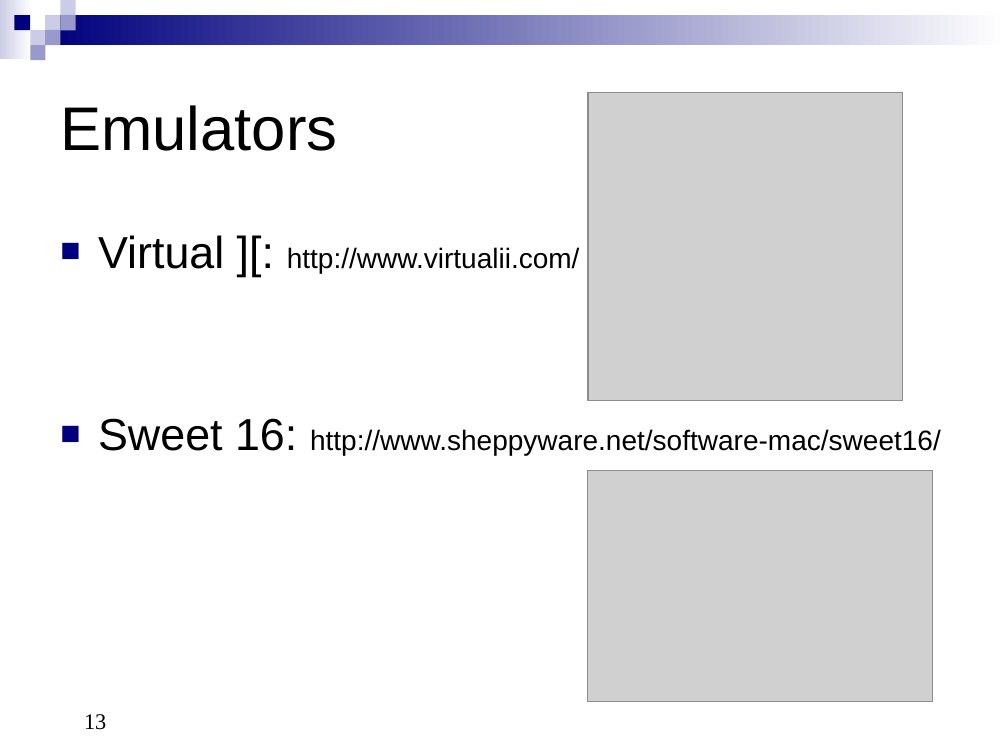
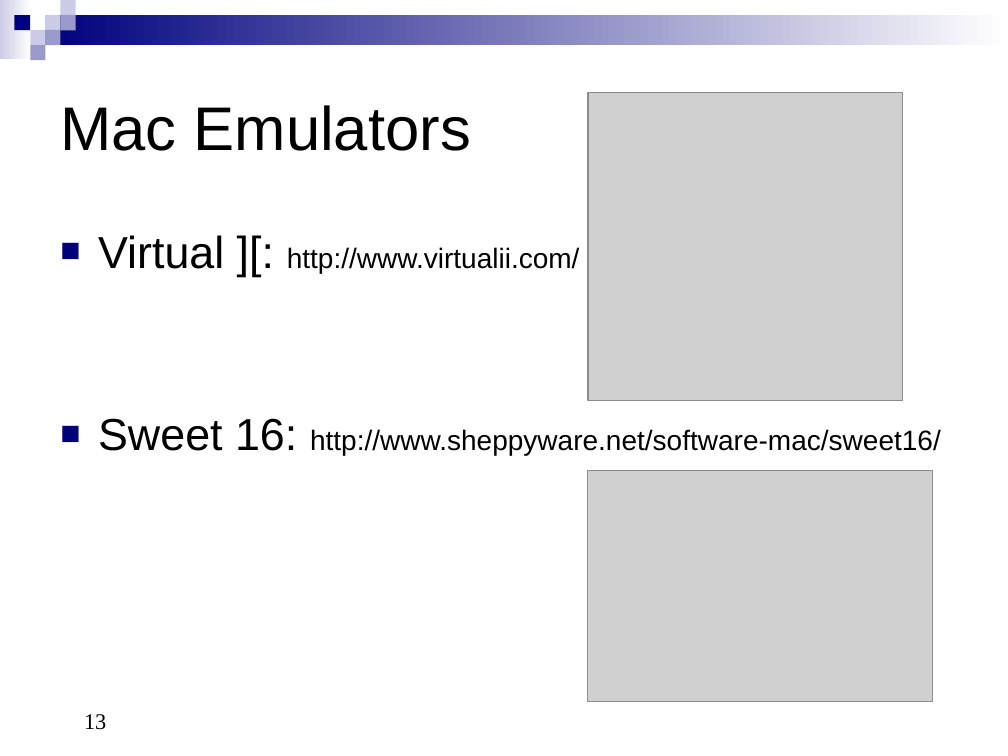
Before and after one commit to ADTPro/adtpro, a slide deck: slide 13 of doc/src/site/resources/ADTProIntro.ppt. Drawn at 1008x756 pixels with LibreOffice and Linux fonts; fonts in the diff are those of the drawing; grey boxes stand for pictures. Boxes give left, top, right and bottom in pixels: in the first picture for what was removed or moved away, otherwise in the second. Text is boxed around its words. In the diff, an @@ line names an element or a change of style, - is before the commit and + after.

```diff
--- a/doc/src/site/resources/ADTProIntro.ppt
+++ b/doc/src/site/resources/ADTProIntro.ppt
@@ title at <box>60,105,471,151</box>: text changed @@
-Emulators
+Mac Emulators
```
Also in this commit, not shown: 4 other slides changed, 1 slide added, 1 slide removed.
